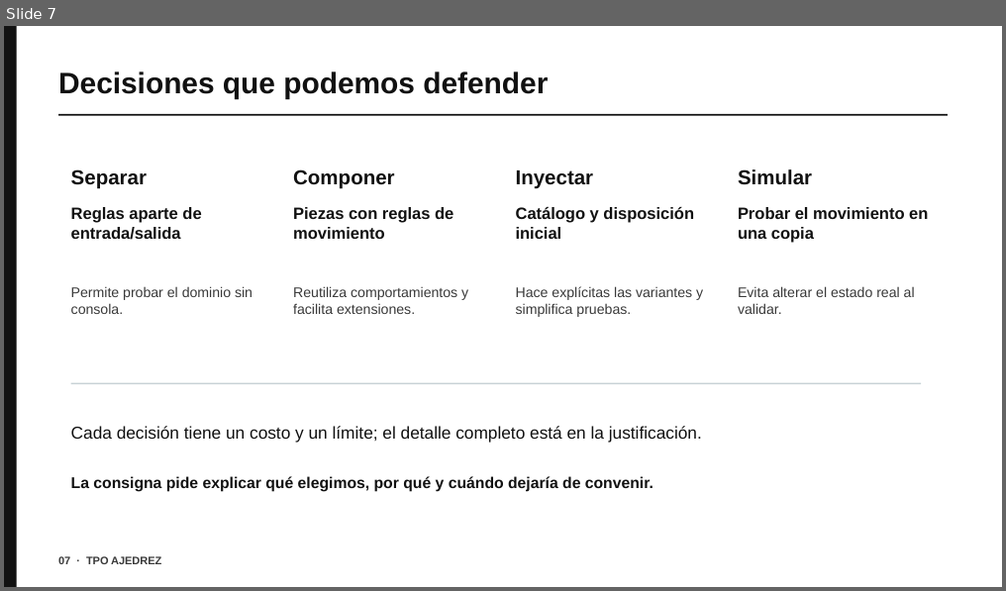
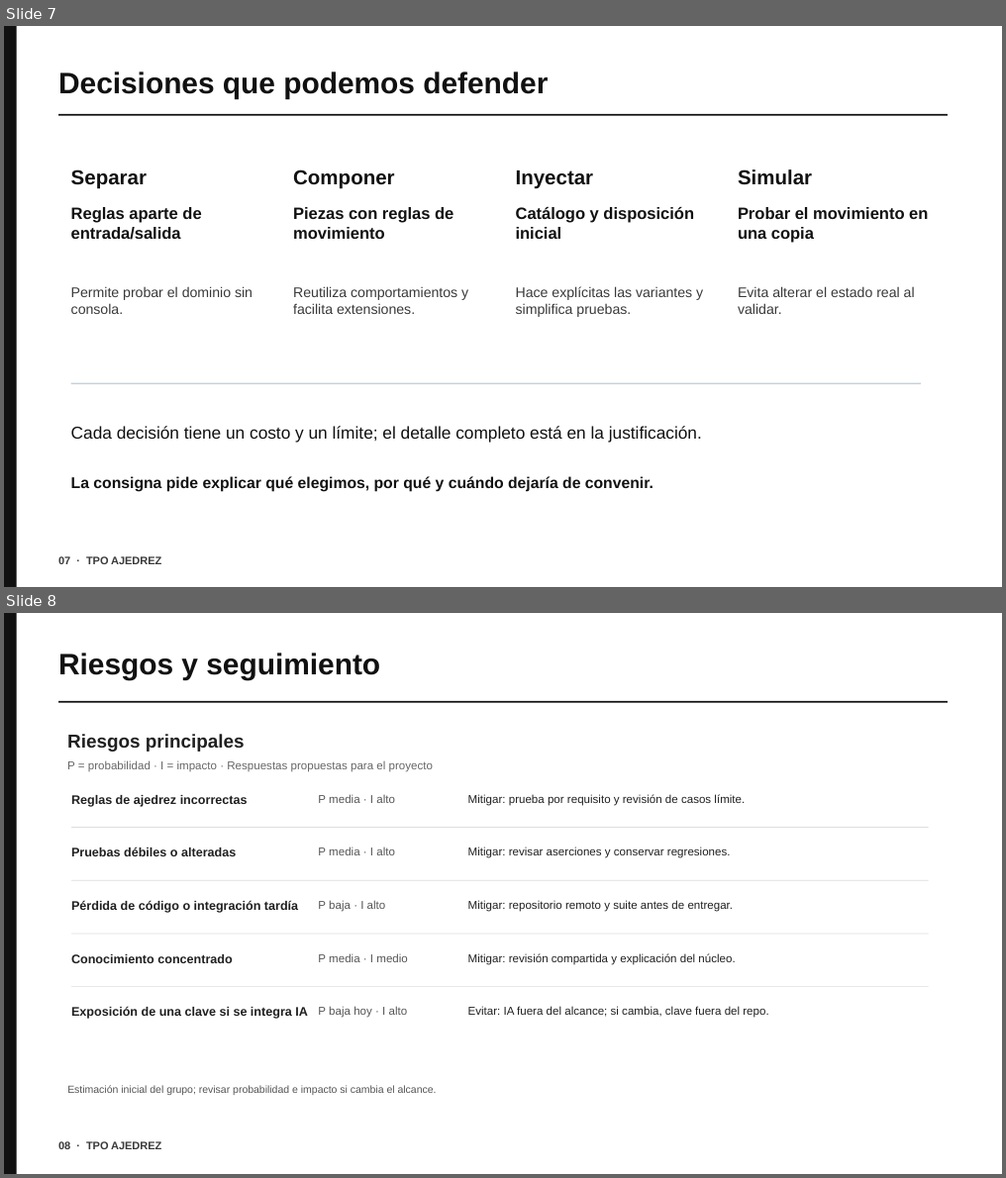
Before and after one commit to nachopalmeri/TPOajedrez, a slide deck: TPO-Ajedrez-2026/docs/presentacion-tpo.pptx. Shown one above the other, each under a label of ours: slide 7 before the commit, slides 7 and 8 after it. The pictures are 1006x591 and 1006x1178 pixels, drawn with LibreOffice and Linux fonts; fonts in the diff are those of the drawing. Boxes give left, top, right and bottom in pixels: in the first picture for what was removed or moved away, otherwise in the second. Text is boxed around its words. In the diff, an @@ line names an element or a change of style, - is before the commit and + after.

```diff
--- a/TPO-Ajedrez-2026/docs/presentacion-tpo.pptx
+++ b/TPO-Ajedrez-2026/docs/presentacion-tpo.pptx
@@ slide 8 added at <box>4,613,1002,1174</box>, background #FFFFFF @@
@@ rectangle added at <box>4,613,17,1174</box>, fill #111111 @@
@@ text added at <box>58,653,380,680</box>, 28.5 pt, text #111111, bold @@
+Riesgos y seguimiento
@@ rectangle added at <box>58,701,948,703</box>, fill #111111 @@
@@ text added at <box>67,734,245,752</box>, 18 pt, text #202020, bold @@
+Riesgos principales
@@ text added at <box>67,761,433,772</box>, 11 pt, text #666666 @@
+P = probabilidad · I = impacto · Respuestas propuestas para el proyecto
@@ text added at <box>71,795,248,807</box>, 12 pt, text #202020, bold @@
+Reglas de ajedrez incorrectas
@@ text added at <box>318,794,395,803</box>, 11 pt, text #555555 @@
+P media · I alto
@@ text added at <box>468,794,745,806</box>, 11 pt, text #202020 @@
+Mitigar: prueba por requisito y revisión de casos límite.
@@ rectangle added at <box>71,827,929,828</box>, fill #DDDDDD @@
@@ text added at <box>71,848,236,857</box>, 12 pt, text #202020, bold @@
+Pruebas débiles o alteradas
@@ text added at <box>318,847,395,856</box>, 11 pt, text #555555 @@
+P media · I alto
@@ text added at <box>468,847,731,859</box>, 11 pt, text #202020 @@
+Mitigar: revisar aserciones y conservar regresiones.
@@ rectangle added at <box>71,880,929,881</box>, fill #DDDDDD @@
@@ text added at <box>71,900,298,913</box>, 12 pt, text #202020, bold @@
+Pérdida de código o integración tardía
@@ text added at <box>318,900,386,912</box>, 11 pt, text #555555 @@
+P baja · I alto
@@ text added at <box>468,900,734,912</box>, 11 pt, text #202020 @@
+Mitigar: repositorio remoto y suite antes de entregar.
@@ rectangle added at <box>71,934,929,934</box>, fill #DDDDDD @@
@@ text added at <box>71,955,232,963</box>, 12 pt, text #202020, bold @@
+Conocimiento concentrado
@@ text added at <box>318,954,407,962</box>, 11 pt, text #555555 @@
+P media · I medio
@@ text added at <box>468,954,735,965</box>, 11 pt, text #202020 @@
+Mitigar: revisión compartida y explicación del núcleo.
@@ rectangle added at <box>71,986,929,987</box>, fill #DDDDDD @@
@@ text added at <box>71,1007,308,1019</box>, 12 pt, text #202020, bold @@
+Exposición de una clave si se integra IA
@@ text added at <box>318,1006,408,1018</box>, 11 pt, text #555555 @@
+P baja hoy · I alto
@@ text added at <box>468,1006,768,1018</box>, 11 pt, text #202020 @@
+Evitar: IA fuera del alcance; si cambia, clave fuera del repo.
@@ text added at <box>67,1085,437,1095</box>, 10 pt, text #555555 @@
+Estimación inicial del grupo; revisar probabilidad e impacto si cambia el alcance.
@@ text added at <box>58,1142,161,1153</box>, 10.5 pt, text #3A3A3A, bold @@
+08 · TPO AJEDREZ
```
Also in this commit, not shown: 2 slides changed, 1 other slide added, 1 slide removed, 4 other files.
